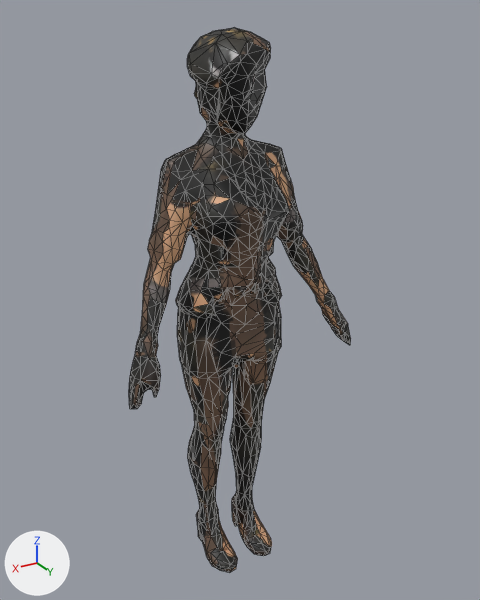
Renders of the glTF model game/player/vesper.glb from each side of a commit.
The view is the same before and after, from a 50 mm camera at (0.96, 1.656, 1.798) aimed at (-0.038, -0.008, 0.966). The axes (+X, +Y, +Z) are drawn at lower left. The lights are the same throughout. The first picture is the older version. Mesh edges are drawn as thin lines. Vertices at exactly the same position are counted once.

Script lines for the objects in view, before the commit:
```python
me_mesh_0_001 = bpy.data.meshes.new('Mesh_0.001')
me_mesh_0_001.from_pydata(...)  # 1502 vertices, 3000 faces; spans x -0.4..0.4, y -0.15..0.17, z 0.0..1.77
me_mesh_0_001.materials.append(mat_vesper)  # picture img_vesper_3000_512
ob_vesper_low = bpy.data.objects.new('VESPER_low', me_mesh_0_001)
ob_vesper_low.location = (0.0, 0.0, 0.0)
```
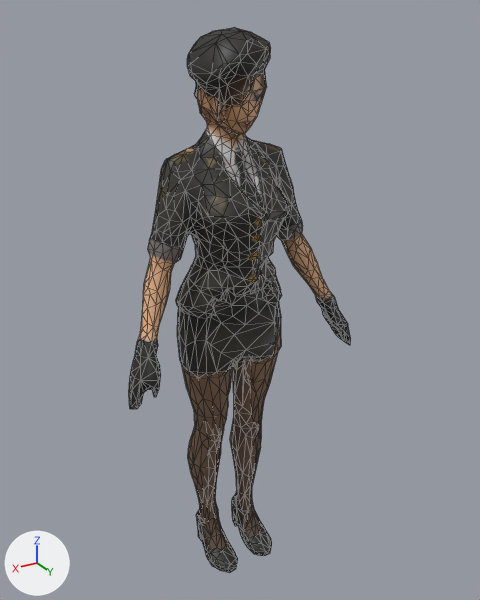
Changed parts and their boxes [x1, y1, x2, y2] in the pictures (480 x 600 px; the box of a moved part takes in the faces that stretch with it):
part 1 of me_mesh_0_001, moved or reshaped
    before: [217, 143, 281, 406]
    after: [217, 143, 281, 407]
part 2 of me_mesh_0_001, surface changed
    both: [129, 27, 348, 573]

The change in detail:
me_mesh_0_001 has 1502 vertices, 3000 faces and spans x -0.4..0.4, y -0.15..0.17, z 0.0..1.77.
me_mesh_0_001 is used by ob_vesper_low; location (0.0, 0.0, 0.0).
Part 1, on me_mesh_0_001:
47 vertices are removed from x -0.11..0.06, y -0.12..0.09, z 0.58..1.42.
173 faces are deleted.
3 vertices move from x -0.02..0.01, y -0.05, z 0.77..0.8 to x -0.02..0.02, y -0.05..-0.01, z 0.74..0.8.
47 vertices are added at x -0.12..0.06, y -0.12..0.09, z 0.59..1.43.
173 new faces join them.
me_mesh_0_001 part 2: 2715 kept faces spanning x -0.4..0.4, y -0.15..0.17, z 0.0..1.77 get new texture (UV) coordinates.
